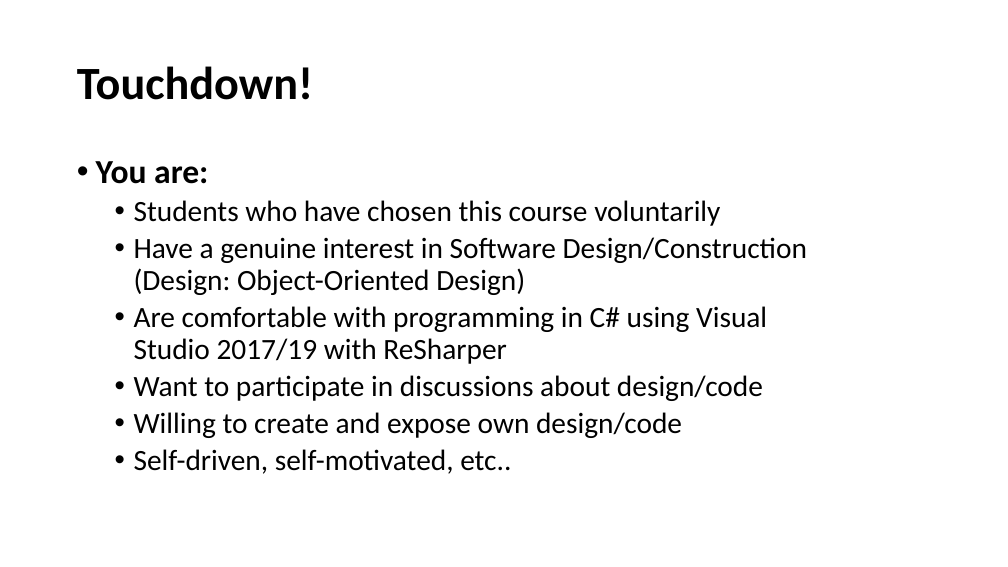
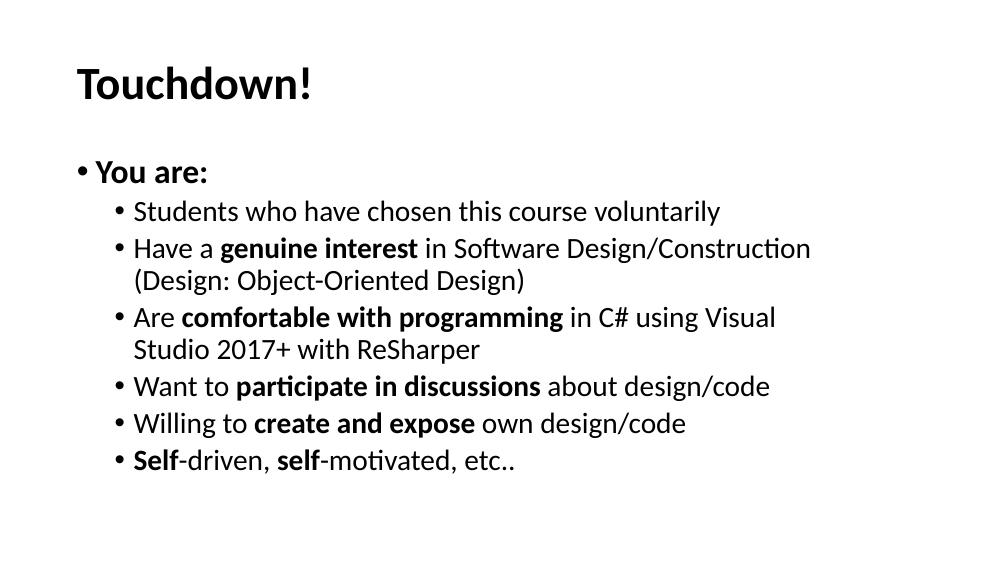
Before and after one commit to perl-easj/OOProg, a slide deck: slide 5 of ASWC/Presentations/ASWC_Day0_Intro.pptx. Drawn at 1008x567 pixels with LibreOffice and Linux fonts; fonts in the diff are those of the drawing. Boxes give left, top, right and bottom in pixels: in the first picture for what was removed or moved away, otherwise in the second. Text is boxed around its words. In the diff, an @@ line names an element or a change of style, - is before the commit and + after.

```diff
--- a/ASWC/Presentations/ASWC_Day0_Intro.pptx
+++ b/ASWC/Presentations/ASWC_Day0_Intro.pptx
@@ text at (134,237,811,474): bold on in "genuine interest", "participate in discussions", "create and expose", "Self-driven, self-motivated," @@
@@ text at (134,306,776,364): text changed @@
-  • Are comfortable with programming in C# using Visual Studio 2017/19 with ReSharper
+  • Are comfortable with programming in C# using Visual Studio 2017+ with ReSharper
```
Also in this commit, not shown: 10 other slides changed, 3 slides added, 25 other files.
